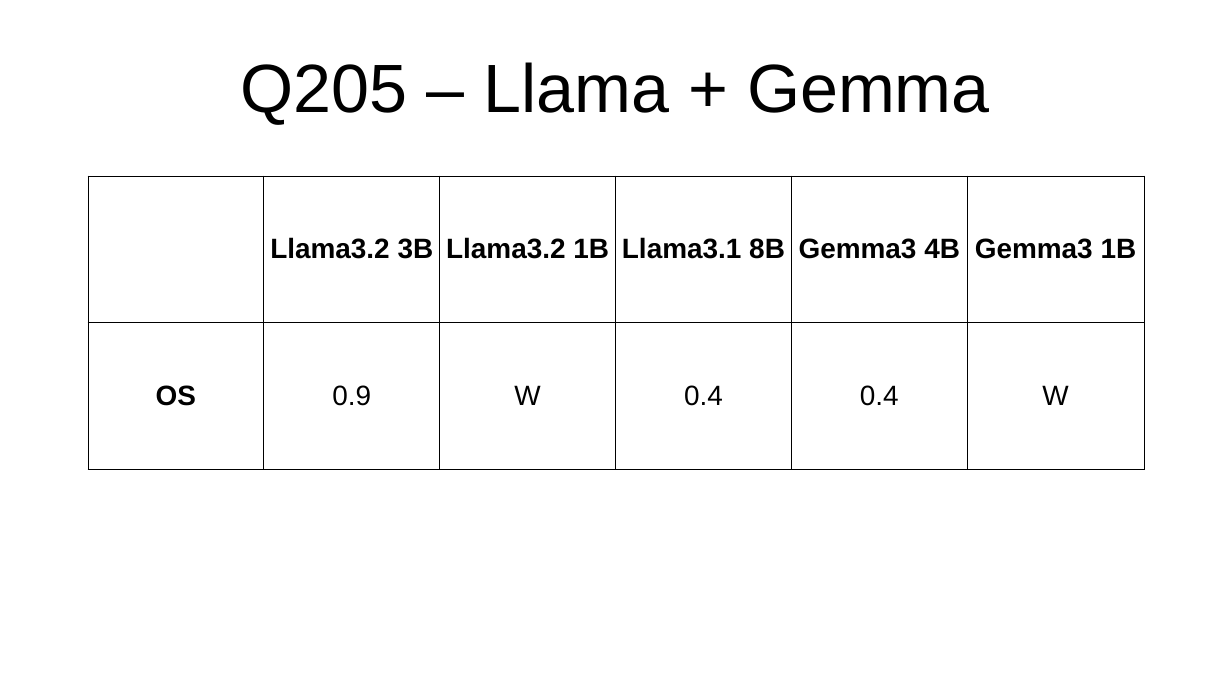
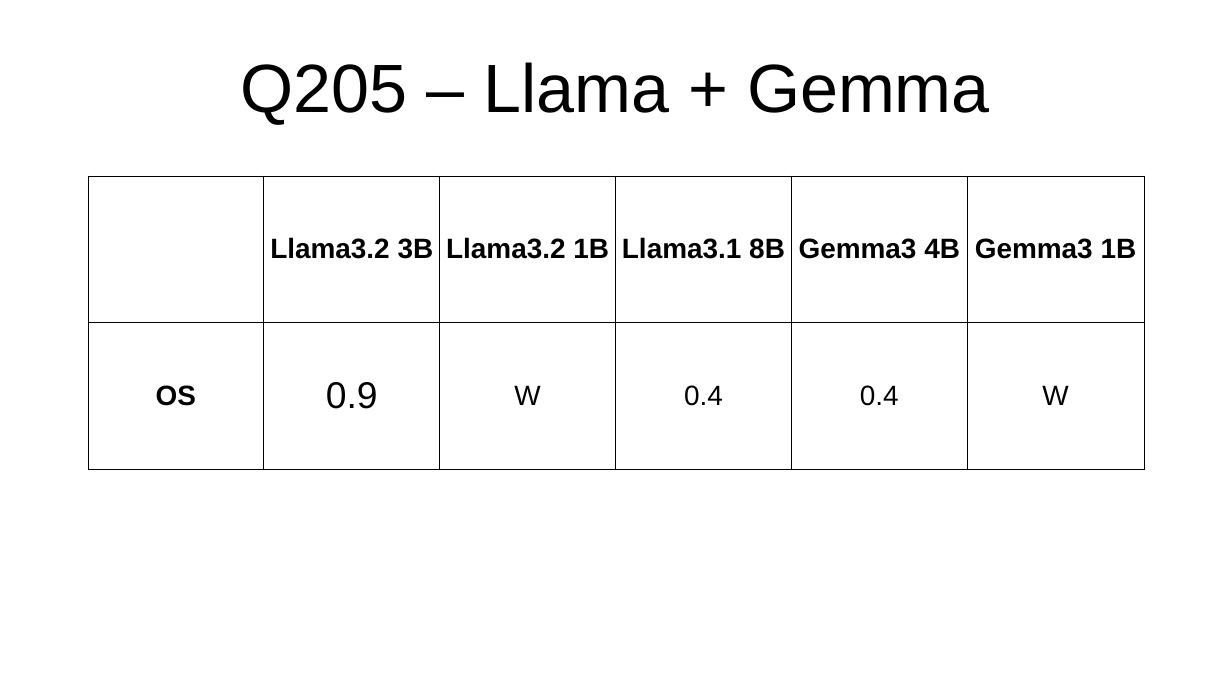
Before and after one commit to PieBerto/Stress-testing-chatbots, a slide deck: slide 38 of Slideshow/Results_presentation.odp. Drawn at 1232x693 pixels with LibreOffice and Linux fonts; fonts in the diff are those of the drawing. Boxes give left, top, right and bottom in pixels: in the first picture for what was removed or moved away, otherwise in the second. Text is boxed around its words. In the diff, an @@ line names an element or a change of style, - is before the commit and + after.

```diff
--- a/Slideshow/Results_presentation.odp
+++ b/Slideshow/Results_presentation.odp
@@ table at (x1=88, y1=176, x2=1143, y2=468) @@
@@ size 18 to 24 pt in "0.9" @@
```
Also in this commit, not shown: 17 other slides changed, 3 slides added, 10 other files.
